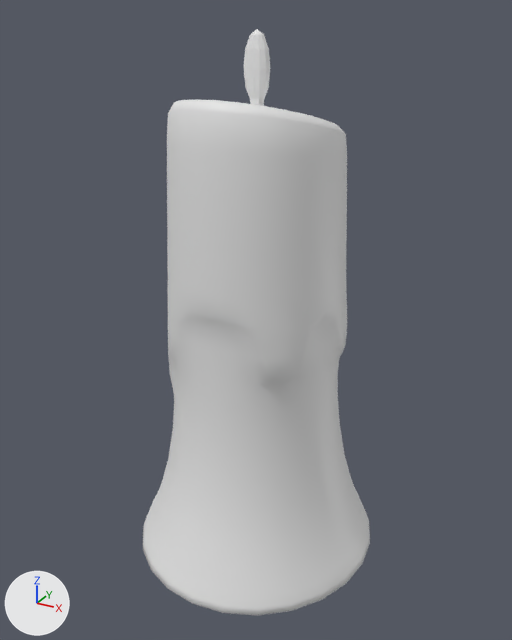
An edit to the FBX model GameJam GameGen/Assets/Models/vela.fbx, drawn before and after from the same camera.
One viewpoint serves both versions: a camera (50 mm lens) standing at (0.242, -0.442, 0.452) and looking at (0.0, -0.001, 0.232). Every picture has the same lights, and +X, +Y and +Z are marked at lower left. Where no turn or scale is listed for an object, it has been applied to the vertices.

Names of what the first picture shows: 'Cilindro', 'Esfera'.
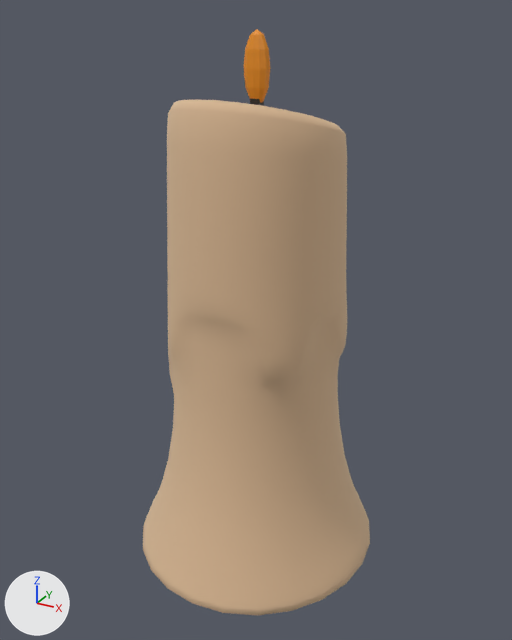
The change, as JSON lines over the scene's bpy script:
```json
{"op": "add", "block": "mat_cera", "code": ["mat_cera = principled_material('Cera')", "mat_cera.base_color = (0.8, 0.601, 0.399)  # beige #e7cca9", "mat_cera.metallic = 0.486", "mat_cera.roughness = 1.0"]}
{"op": "add", "block": "mat_material_002", "code": ["mat_material_002 = principled_material('Material.002')", "mat_material_002.base_color = (0.8, 0.268, 0.00833)  # orange #e78d17"]}
{"block": "me_cilindro_002", "where": "me_cilindro_002.from_pydata(...)  # 650 vertices, 648 faces; spans x -0.099..0.099, y -0.103..0.103, z -0.175..0.195"}
{"op": "add", "block": "me_cilindro_002", "code": "me_cilindro_002.materials.append(mat_cera)  # beige #e7cca9"}
{"block": "me_esfera", "where": "me_esfera.from_pydata(...)  # 62 vertices, 72 faces; spans x -0.1..0.1, y -0.1..0.1, z -0.1..0.1"}
{"op": "add", "block": "me_esfera", "code": "me_esfera.materials.append(mat_material_002)  # orange #e78d17"}
```

Location of each change, [x1, y1, x2, y2] in pixels of the pictures (512 x 640 px):
```json
{"object": "Cilindro", "change": "recoloured", "before": [143, 99, 370, 616], "after": [143, 99, 370, 616], "on screen": "grey to beige"}
{"object": "Esfera", "change": "recoloured", "before": [244, 29, 271, 103], "after": [244, 29, 271, 103], "on screen": "grey to orange"}
```
